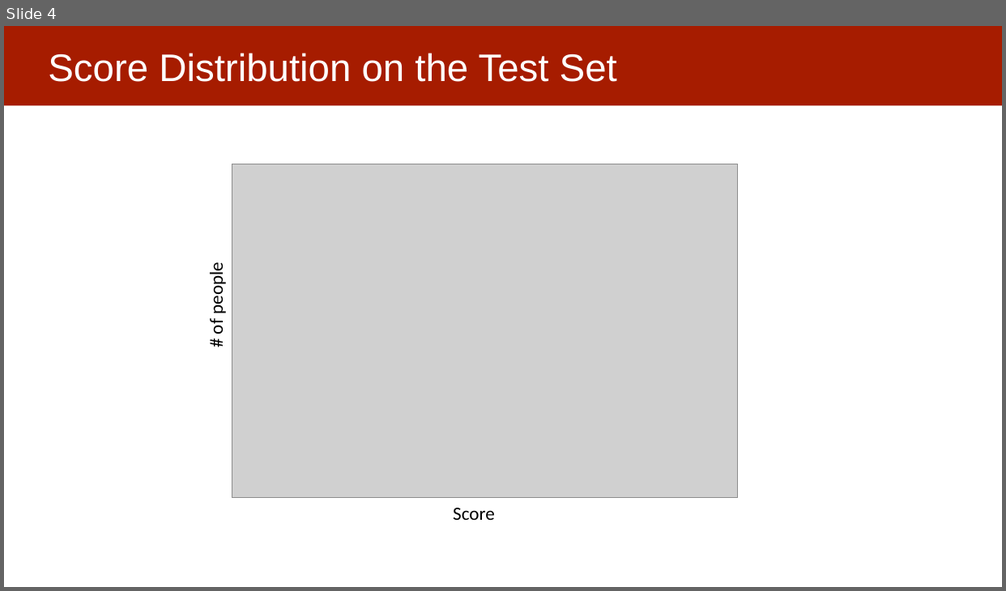
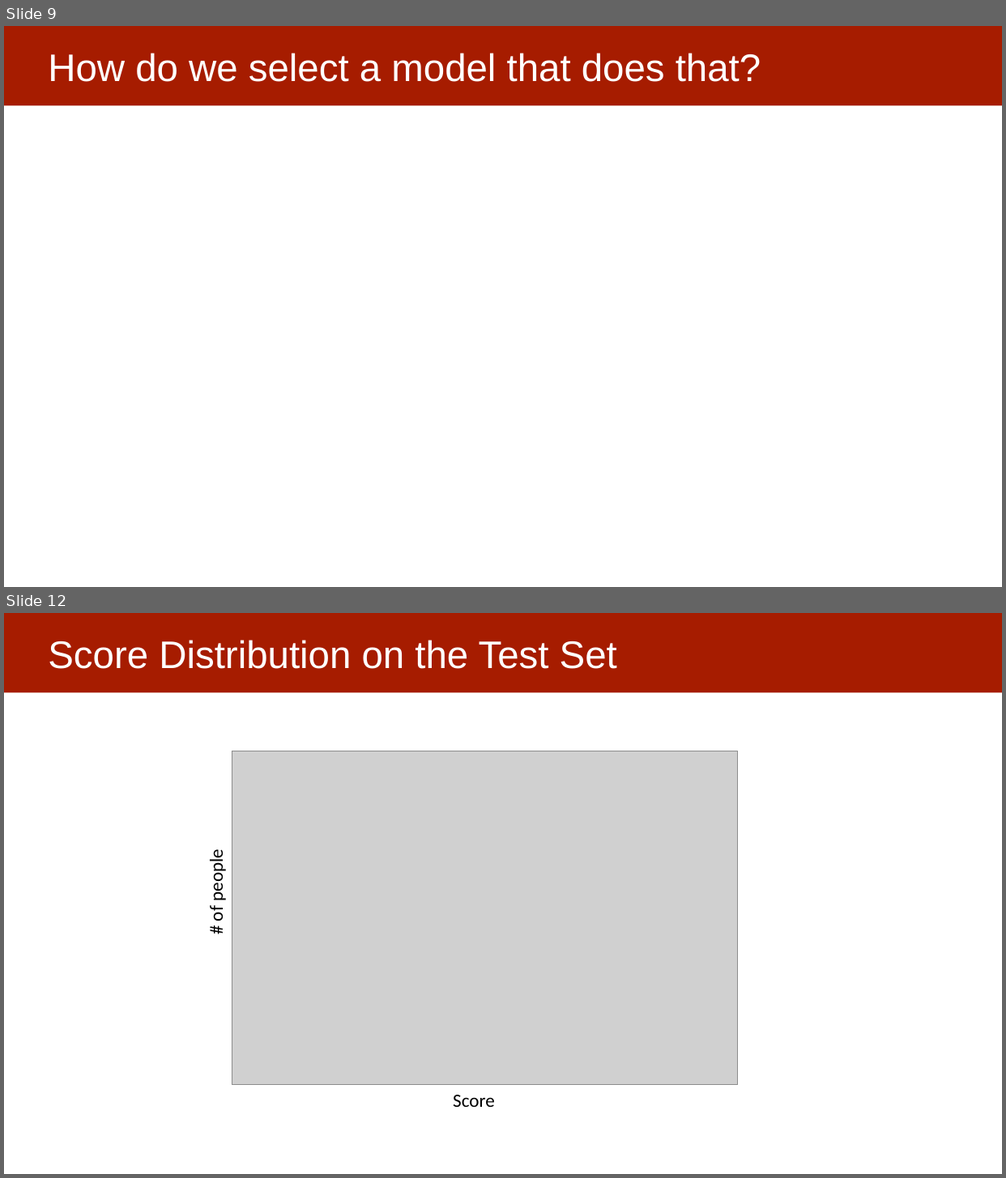
Before and after one commit to dssg/mlforpublicpolicylab, a slide deck: 06 - Performance and Evaluation Pt 1/Model Selection and Validation - Part I.pptx. Shown one above the other, each under a label of ours: slide 4 before the commit, slides 9 and 12 after it; the slides between them are not shown. The pictures are 1006x591 and 1006x1178 pixels, drawn with LibreOffice and Linux fonts; fonts in the diff are those of the drawing; grey boxes stand for pictures. Boxes give left, top, right and bottom in pixels: in the first picture for what was removed or moved away, otherwise in the second. Text is boxed around its words. In the diff, an @@ line names an element or a change of style, - is before the commit and + after.

```diff
--- a/06 - Performance and Evaluation Pt 1/Model Selection and Validation - Part I.pptx
+++ b/06 - Performance and Evaluation Pt 1/Model Selection and Validation - Part I.pptx
@@ slide 9 added at [4,26,1002,587], background #FFFFFF; not listed: 1 template element that a slide beside it also shows @@
@@ title added at [48,53,761,82], 37 pt, text #FFFFFF @@
+How do we select a model that does that?
@@ what was slide 4 is now slide 12 @@
```
Also in this commit, not shown: 3 slides changed, 8 other slides added, 1 slide removed.
